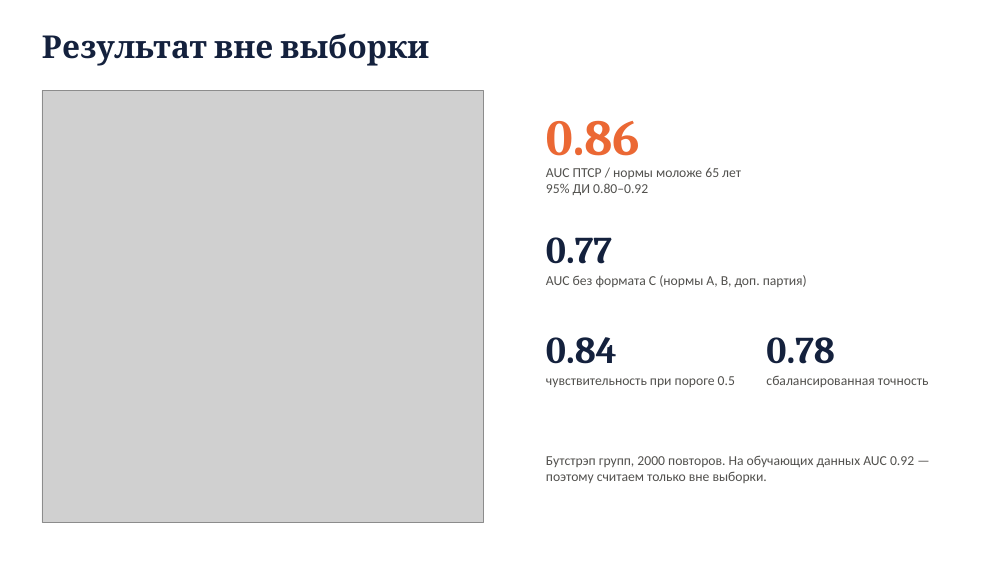
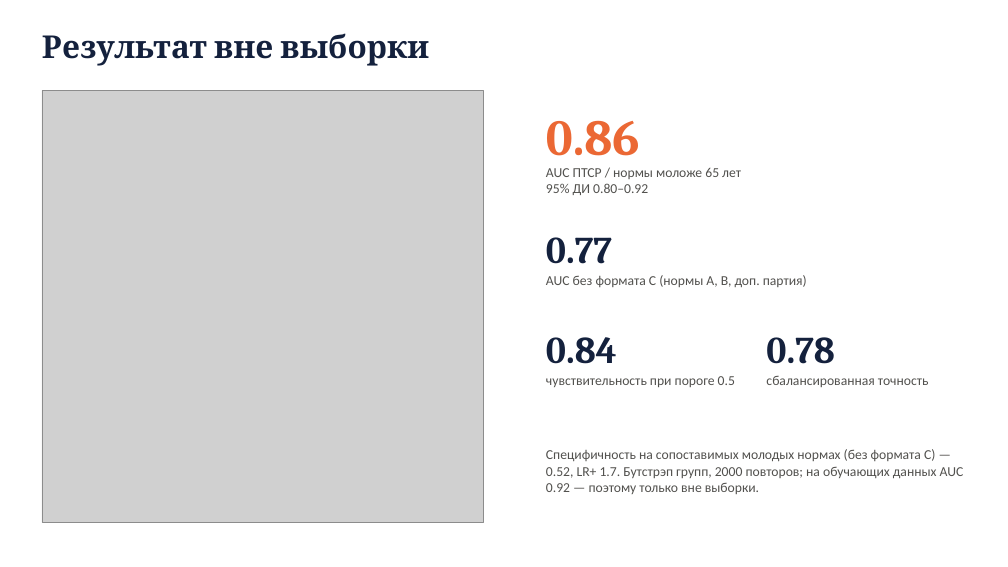
Before and after one commit to igor688-hub/neurodiagnosis-eeg, a slide deck: slide 6 of report/presentation.pptx (slide 5 before the commit). Drawn at 1008x567 pixels with LibreOffice and Linux fonts; fonts in the diff are those of the drawing; grey boxes stand for pictures. Boxes give left, top, right and bottom in pixels: in the first picture for what was removed or moved away, otherwise in the second. Text is boxed around its words. In the diff, an @@ line names an element or a change of style, - is before the commit and + after.

```diff
--- a/report/presentation.pptx
+++ b/report/presentation.pptx
@@ text at (546, 449, 964, 494): text changed @@
-Бутстрэп групп, 2000 повторов. На обучающих данных AUC 0.92 — поэтому считаем только вне выборки.
+Специфичность на сопоставимых молодых нормах (без формата C) — 0.52, LR+ 1.7. Бутстрэп групп, 2000 повторов; на обучающих данных AUC 0.92 — поэтому только вне выборки.
```
Also in this commit, not shown: 4 other slides changed, 1 slide added, 2 other files.
